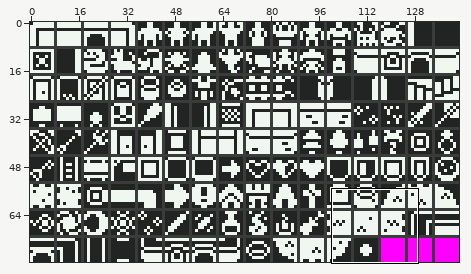
Sprite sheet, stored at SourceMaterial/monochrome_tilemap.png. The first picture is a wide view before the edit; the outline marks the close-up.
Close-up. Earlier state:
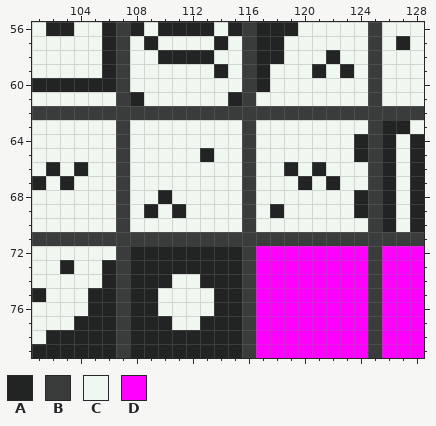
The file is 143x80 pixels. Shown: x 101..128, y 56..79.
Palette (. is transparent): A #222323  B #3a3c3c  C #f0f6f0  D #ff00ff
Pixels before, first column x 101:
56 CAACCABACAAAACABAAACCCCCBCCC
57 CCCCCABCACCCCACBAACCCCCCBCAC
58 CCCCCABCCAAAACCBAACCCACCBCCC
59 CCCCCABCCCCCCACBACCCACACBCCC
60 AAAAAABCCCCCCCCBACCCCCCCBCCC
61 CCCCCCBACCCCCCABCCCCCCCCBCCC
62 BBBBBBBBBBBBBBBBBBBBBBBBBBBB
63 CCCCCCBCCCCCCCCBCCCCCCCCBAAC
64 CCCCCCBCCCCCCCCBCCCCCCCABACA
65 CCCCCCBCCCCCACCBCCCCCCCABACA
66 CACACCBCCCCCCCCBCCACACCCBACA
67 ACACCCBCCCCCCCCBCCCACACCBACA
68 CCCCCCBCCACCCCCBCCCCCCCABACA
69 CCCCCCBCACACCCCBCACCCCCABACA
70 CCCCCCBCCCCCCCCBCCCCCCCCBACA
71 BBBBBBBBBBBBBBBBBBBBBBBBBBBB
72 CCCCCCBAAAAAAAABDDDDDDDDBDDD
73 CCACCABAAAAAAAABDDDDDDDDBDDD
74 CCCCCABAAACCAAABDDDDDDDDBDDD
75 ACCCAABAACCCCAABDDDDDDDDBDDD
76 CCCCAABAACCCCAABDDDDDDDDBDDD
77 CCCAAABAAACCAAABDDDDDDDDBDDD
78 CAAAAABAAAAAAAABDDDDDDDDBDDD
79 AAAAAABAAAAAAAABDDDDDDDDBDDD
New version:
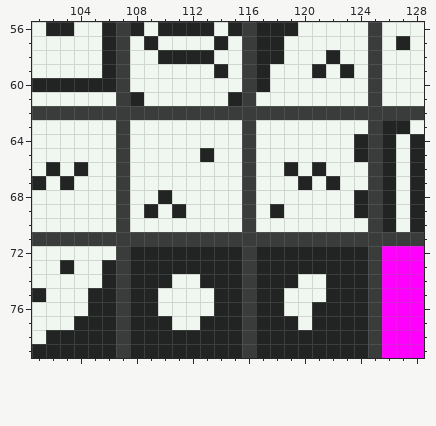
The edit:
{"y":72,"x":117,"old":"DDDDDDDD","new":"AAAAAAAA"}
{"y":73,"x":117,"old":"DDDDDDDD","new":"AAAAAAAA"}
{"y":74,"x":117,"old":"DDDDDDDD","new":"AAACCAAA"}
{"y":75,"x":117,"old":"DDDDDDDD","new":"AACCCAAA"}
{"y":76,"x":117,"old":"DDDDDDDD","new":"AACCAAAA"}
{"y":77,"x":117,"old":"DDDDDDDD","new":"AAACAAAA"}
{"y":78,"x":117,"old":"DDDDDDDD","new":"AAAAAAAA"}
{"y":79,"x":117,"old":"DDDDDDDD","new":"AAAAAAAA"}
{"label":"changed","picture_box":[256,246,368,358]}
